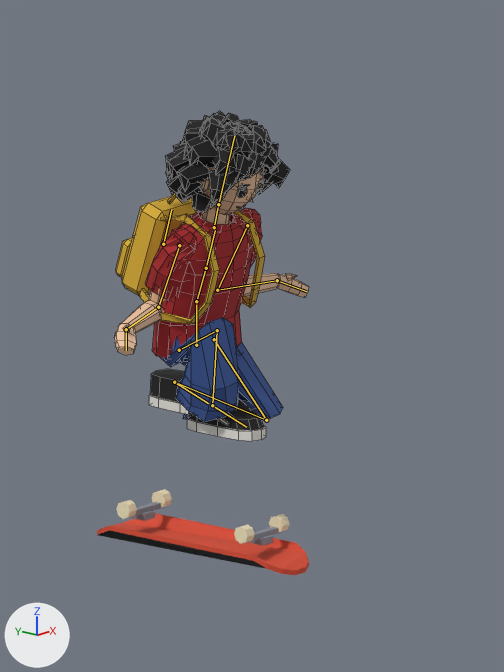
Before and after pictures for a commit that changed the Blender file art/karakter/karakter_rig.blend.
Rendered twice from the file's camera 'Kamera'. Arrows for +X, +Y and +Z are at lower left; the lights stay in place. The older version comes first. Both versions are drawn at frame 6 of the action 'flip'; the numbers are the values there. The bones that change, and the others that lie on the model, are drawn over the model as lines. Mesh edges are drawn as thin lines on the coarser meshes.

Names of what the first picture shows: 'KarakterMesh', 'KaykayMesh'.
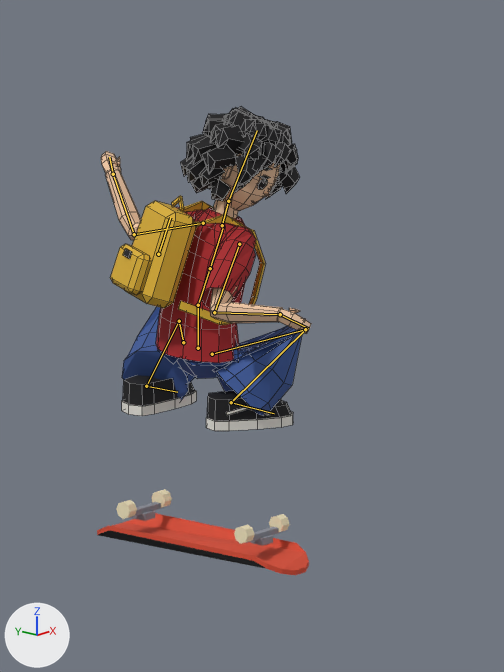
Changed parts and their boxes [x1, y1, x2, y2] in the pictures (504 x 672 px):
'KarakterMesh', posed (8% wider)
    before: [114, 111, 309, 441]
    after: [101, 107, 311, 431]
bone 'hips', root to tip
    before: (196, 345) to (196, 301)
    after: (198, 348) to (198, 305)
bone 'spine', root to tip
    before: (196, 301) to (206, 268)
    after: (198, 305) to (210, 268)
bone 'chest', root to tip
    before: (206, 268) to (215, 228)
    after: (210, 268) to (223, 226)
bone 'neck', root to tip
    before: (214, 227) to (218, 204)
    after: (222, 225) to (228, 201)
bone 'head', root to tip
    before: (218, 204) to (234, 136)
    after: (228, 201) to (257, 130)

The change, as a list of edits to the scene's bpy script:
```text
Change bone_hips:
    where bone_hips = bpy.data.objects['KarakterIskelet'].pose.bones['hips']
    bone_hips.location: (0.0, -0.05, -0.02) -> (0.0, -0.06, -0.015)
    bone_hips.rotation_euler: (0.0, 0.0, 0.0) -> (0.0, 1.257, 0.0)  # degrees (0, 0, 0) -> degrees (0, 72, 0)
Change bone_spine:
    where bone_spine = bpy.data.objects['KarakterIskelet'].pose.bones['spine']  # child of 'hips'
    bone_spine.rotation_euler: (0.279, 0.0, 0.0) -> (0.314, -0.105, 0.0)  # degrees (16, 0, 0) -> degrees (18, -6, 0)
Change bone_chest:
    where bone_chest = bpy.data.objects['KarakterIskelet'].pose.bones['chest']  # child of 'spine'
    bone_chest.rotation_euler: (0.0, 0.0, 0.0) -> (0.0349, -0.105, 0.0)  # degrees (0, 0, 0) -> degrees (2, -6, 0)
Change bone_neck:
    where bone_neck = bpy.data.objects['KarakterIskelet'].pose.bones['neck']  # child of 'chest'
    bone_neck.rotation_euler: (0.0, 0.0, 0.0) -> (0.0, -0.419, 0.0)  # degrees (0, 0, 0) -> degrees (0, -24, 0)
Change bone_head:
    where bone_head = bpy.data.objects['KarakterIskelet'].pose.bones['head']  # child of 'neck'
    bone_head.rotation_euler: (0.0, 0.0, 0.0) -> (0.0698, -0.454, 0.0)  # degrees (0, 0, 0) -> degrees (4, -26, 0)
Change bone_ik_foot_l:
    where bone_ik_foot_l = bpy.data.objects['KarakterIskelet'].pose.bones['ik_foot.L']
    bone_ik_foot_l.location: (-0.045, -0.28, -0.349) -> (-0.14, -0.313, -0.338)
    bone_ik_foot_l.rotation_euler: (0.0, 0.0, 0.0) -> (0.297, -0.314, -1.501)  # degrees (0, 0, 0) -> degrees (17, -18, -86)
Change bone_pole_knee_l:
    where bone_pole_knee_l = bpy.data.objects['KarakterIskelet'].pose.bones['pole_knee.L']
    bone_pole_knee_l.location: (-0.05, 0.1, 0.03) -> (-0.441, -0.599, 0.507)
Change bone_ik_hand_l:
    where bone_ik_hand_l = bpy.data.objects['KarakterIskelet'].pose.bones['ik_hand.L']
    bone_ik_hand_l.location: (-0.026, -0.126, -0.022) -> (-0.317, -0.483, 0.391)
Change bone_pole_elbow_l:
    where bone_pole_elbow_l = bpy.data.objects['KarakterIskelet'].pose.bones['pole_elbow.L']
    bone_pole_elbow_l.location: (-0.006, -0.15, -0.683) -> (-0.361, 0.11, -0.193)
Change bone_ik_foot_r:
    where bone_ik_foot_r = bpy.data.objects['KarakterIskelet'].pose.bones['ik_foot.R']
    bone_ik_foot_r.location: (0.025, -0.014, -0.434) -> (0.092, 0.005, -0.44)
    bone_ik_foot_r.rotation_euler: (0.0, 0.0, 0.0) -> (0.122, -0.262, -0.942)  # degrees (0, 0, 0) -> degrees (7, -15, -54)
Change bone_pole_knee_r:
    where bone_pole_knee_r = bpy.data.objects['KarakterIskelet'].pose.bones['pole_knee.R']
    bone_pole_knee_r.location: (0.05, 0.1, 0.03) -> (-0.653, -0.065, 0.507)
Change bone_ik_hand_r:
    where bone_ik_hand_r = bpy.data.objects['KarakterIskelet'].pose.bones['ik_hand.R']
    bone_ik_hand_r.location: (0.054, -0.117, -0.02) -> (-0.109, -0.328, -0.435)
Change bone_pole_elbow_r:
    where bone_pole_elbow_r = bpy.data.objects['KarakterIskelet'].pose.bones['pole_elbow.R']
    bone_pole_elbow_r.location: (0.006, -0.15, -0.683) -> (-0.073, -0.72, -0.293)
```
